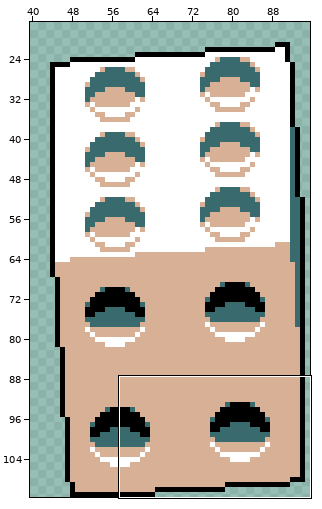
Edited in one commit: pixel-art file (game/assets/source/effect-dice.aseprite). Above: a wide view before the commit, with the close-up outlined.
Close-up. Before the commit:
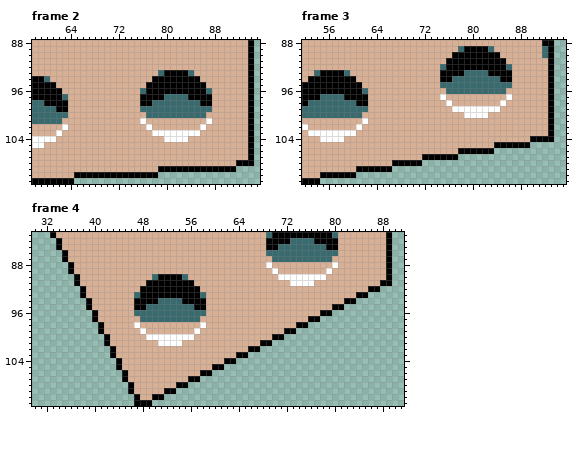
96x112 pixels, 8 frames. Shown: frame 2: x 58..95, y 88..111; frame 3: x 52..95, y 88..111; frame 4: x 30..91, y 83..111. The wide view leaves out empty margins. The commit also changed other frames or places, which this record leaves out.
New version:
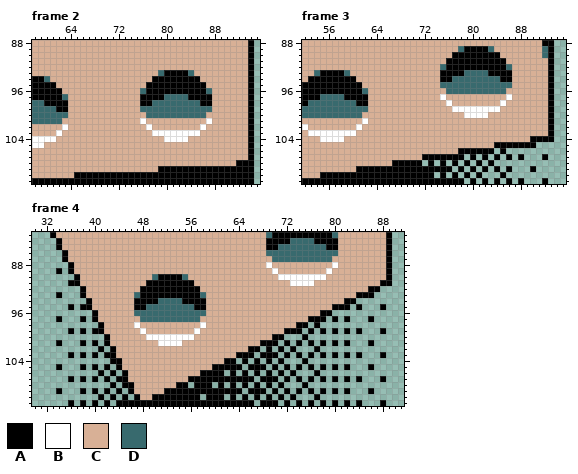
Palette (. is transparent): A #000000  B #ffffff  C #d8b096  D #386a6e
Edits made:
layer "Layer 7" added
--- frame 2, layer "Layer 7"
@@ x 58..95 @@
 108 CCCCCCCCCCCCCCCCCCCCCCCCCCCCCCCCCCAAA.
-109 CCCCCCCCCCCCCCCCCCCCCAAAAAAAAAAAAA....
-110 CCCCCCCAAAAAAAAAAAAAA.................
-111 AAAAAAA...............................
+109 CCCCCCCCCCCCCCCCCCCCCAAAAAAAAAAAAAAAA.
+110 CCCCCCCAAAAAAAAAAAAAAAAAAAAAAAAAAAAAA.
+111 AAAAAAAAAAAAAAAAAAAAAAAAAAAAAAAAAAAAA.
--- frame 3, layer "Layer 7"
@@ x 52..95 @@
 104 CCCBBBBCCCCCCCCCCCCCCCCCCCCCCCCCCCCCCCAAAA..
-105 CCCCCCCCCCCCCCCCCCCCCCCCCCCCCCCCAAAAAA......
-106 CCCCCCCCCCCCCCCCCCCCCCCCCCAAAAAA............
-107 CCCCCCCCCCCCCCCCCCCCAAAAAA..................
-108 CCCCCCCCCCCCCCCAAAAA........................
-109 CCCCCCCCCAAAAAA.............................
-110 CCCAAAAAA...................................
-111 AAA.........................................
+105 CCCCCCCCCCCCCCCCCCCCCCCCCCCCCCCCAAAAAAA.....
+106 CCCCCCCCCCCCCCCCCCCCCCCCCCAAAAAA.A..........
+107 CCCCCCCCCCCCCCCCCCCCAAAAAAA.A.A.A.A.A...A...
+108 CCCCCCCCCCCCCCCAAAAA.A.A.A.A.A.A............
+109 CCCCCCCCCAAAAAAAAAAAAAAAA.A.A.A.A.A...A.....
+110 CCCAAAAAAAAAAAAAAAAAAA.A.A.A.A...A..........
+111 AAAAAAAAAAAAAAAAAAAAAAAAAAA.A.A.A.A.A...A...
--- frame 4, layer "Layer 7"
@@ x 30..91 @@
  88 ......ACCCCCCCCCCCCCCCCCCCCCCCCCCCCCCCCBCCCCCCCCCCBCCCCCCCCA..
- 89 ......ACCCCCCCCCCCCCCCCCCCCCCCCCCCCCCCCCBCCCCCCCCBCCCCCCCCCA..
+ 89 ....A.ACCCCCCCCCCCCCCCCCCCCCCCCCCCCCCCCCBCCCCCCCCBCCCCCCCCCA..
  90 .......ACCCCCCCCCCCCDAAAADCCCCCCCCCCCCCCCBBBBBBBBCCCCCCCCCCA..
- 91 .......ACCCCCCCCCCCAAAAAAAACCCCCCCCCCCCCCCCBBBBCCCCCCCCCCCAA..
+ 91 ......AACCCCCCCCCCCAAAAAAAACCCCCCCCCCCCCCCCBBBBCCCCCCCCCCCAA..
  92 ........ACCCCCCCCCAAAAAAAAAACCCCCCCCCCCCCCCCCCCCCCCCCCCCAA....
- 93 ........ACCCCCCCCDAAAAAAAAAADCCCCCCCCCCCCCCCCCCCCCCCCCAA......
+ 93 ....A...ACCCCCCCCDAAAAAAAAAADCCCCCCCCCCCCCCCCCCCCCCCCCAAA.....
  94 .........ACCCCCCCAAAADDDDAAAACCCCCCCCCCCCCCCCCCCCCCCAA........
- 95 .........ACCCCCCCAADDDDDDDDAACCCCCCCCCCCCCCCCCCCCCAA..........
+ 95 ......A.AACCCCCCCAADDDDDDDDAACCCCCCCCCCCCCCCCCCCCCAAA.A...A...
  96 ..........ACCCCCCDDDDDDDDDDDDCCCCCCCCCCCCCCCCCCCAA............
- 97 ..........ACCCCCCCDDDDDDDDDDCCCCCCCCCCCCCCCCCCAA..............
- 98 ...........ACCCCCBCCCCCCCCCCBCCCCCCCCCCCCCCCAA................
- 99 ...........ACCCCCCBCCCCCCCCBCCCCCCCCCCCCCCAA..................
-100 ............ACCCCCCBBBBBBBBCCCCCCCCCCCCCAA....................
-101 ............ACCCCCCCCBBBBCCCCCCCCCCCCCAA......................
-102 .............ACCCCCCCCCCCCCCCCCCCCCCAA........................
-103 .............ACCCCCCCCCCCCCCCCCCCCAA..........................
-104 ..............ACCCCCCCCCCCCCCCCCAA............................
-105 ..............ACCCCCCCCCCCCCCCAA..............................
-106 ...............ACCCCCCCCCCCCAA................................
-107 ...............ACCCCCCCCCCAA..................................
-108 ................ACCCCCCCAA....................................
-109 ................ACCCCCAA......................................
-110 .................ACCAA........................................
-111 .................AAA..........................................
+ 97 ....A...A.ACCCCCCCDDDDDDDDDDCCCCCCCCCCCCCCCCCCAAA.A.A...A.....
+ 98 ...........ACCCCCBCCCCCCCCCCBCCCCCCCCCCCCCCCAA.A..............
+ 99 ......A.A.AACCCCCCBCCCCCCCCBCCCCCCCCCCCCCCAAA.A.A.A.A.A...A...
+100 ............ACCCCCCBBBBBBBBCCCCCCCCCCCCCAA...A................
+101 ....A...A.A.ACCCCCCCCBBBBCCCCCCCCCCCCCAAA.A.A.A.A.A.A...A.....
+102 ...........A.ACCCCCCCCCCCCCCCCCCCCCCAA.A.A.A...A..............
+103 ......A.A.A.AACCCCCCCCCCCCCCCCCCCCAAA.AAA.A.A.A.A.A.A.A...A...
+104 .............AACCCCCCCCCCCCCCCCCAA.A.A.A.A...A................
+105 ....A...A.A.A.ACCCCCCCCCCCCCCCAAAAA.AAA.A.A.A.A.A.A.A...A.....
+106 ...........A.A.ACCCCCCCCCCCCAAAA.A.A.A.A.A.A...A..............
+107 ......A.A.A.A.AACCCCCCCCCCAAAAAAAAAAA.AAA.A.A.A.A.A.A.A...A...
+108 .............A.AACCCCCCCAA.AAA.A.A.A.A.A.A...A................
+109 ....A...A.A.A.A.ACCCCCAAAAAAAAAAAAA.AAA.A.A.A.A.A.A.A...A.....
+110 ...........A.A.A.ACCAAAAAAAA.AAA.A.A.A.A.A.A...A..............
+111 ......A.A.A.A.AAAAAAAAAAAAAAAAAAAAAAA.AAA.A.A.A.A.A.A.A...A...
